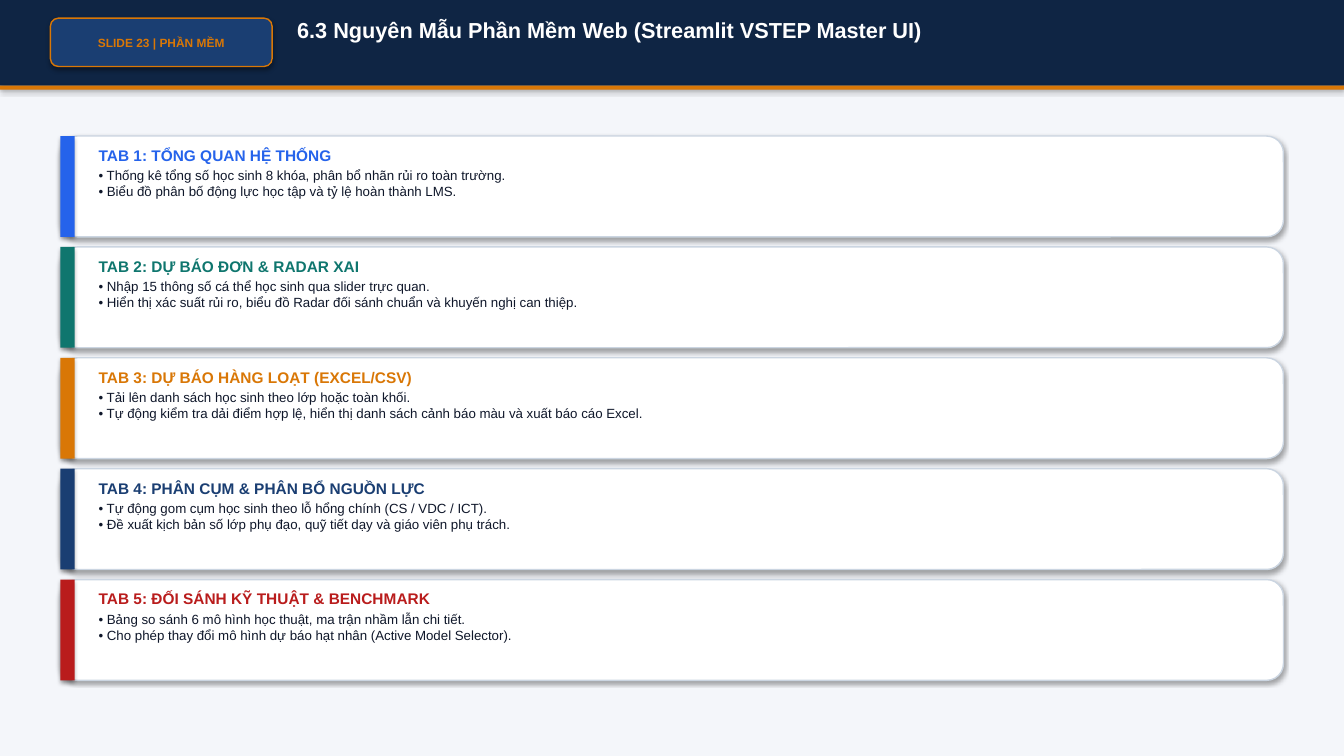
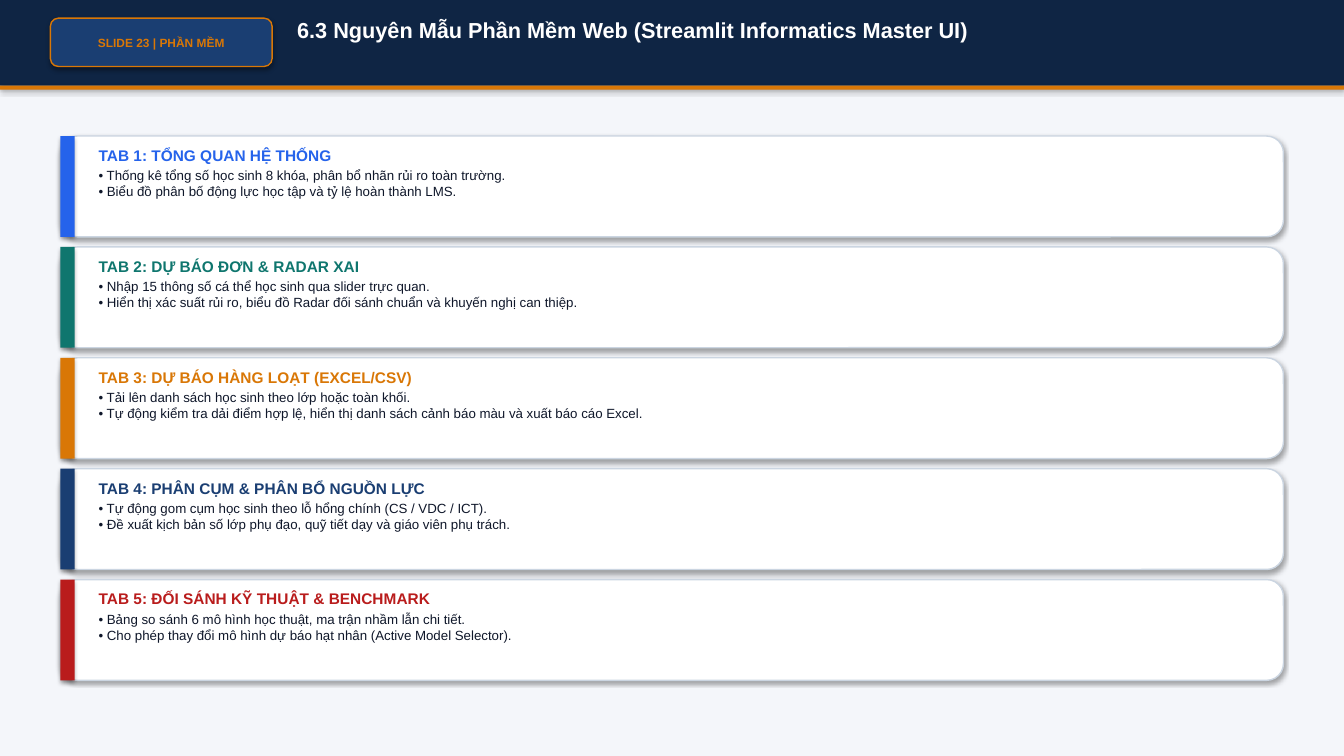
Before and after one commit to Lamdt198/HeTriThucTinHocTHPT, a slide deck: slide 23 of reports/Slide_Thuyet_Trinh_He_CS_Tri_Thuc_K20.2.pptx. Drawn at 1344x756 pixels with LibreOffice and Linux fonts; fonts in the diff are those of the drawing. Boxes give left, top, right and bottom in pixels: in the first picture for what was removed or moved away, otherwise in the second. Text is boxed around its words. In the diff, an @@ line names an element or a change of style, - is before the commit and + after.

```diff
--- a/reports/Slide_Thuyet_Trinh_He_CS_Tri_Thuc_K20.2.pptx
+++ b/reports/Slide_Thuyet_Trinh_He_CS_Tri_Thuc_K20.2.pptx
@@ text at [297,21,968,43]: text changed @@
-6.3 Nguyên Mẫu Phần Mềm Web (Streamlit VSTEP Master UI)
+6.3 Nguyên Mẫu Phần Mềm Web (Streamlit Informatics Master UI)
```
Also in this commit, not shown: 1 other slide changed, 5 other files.
